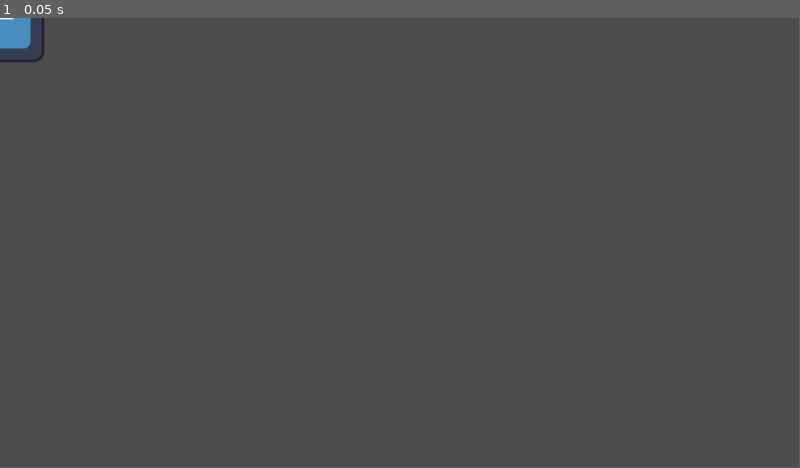
Above: before the commit, frame 1.
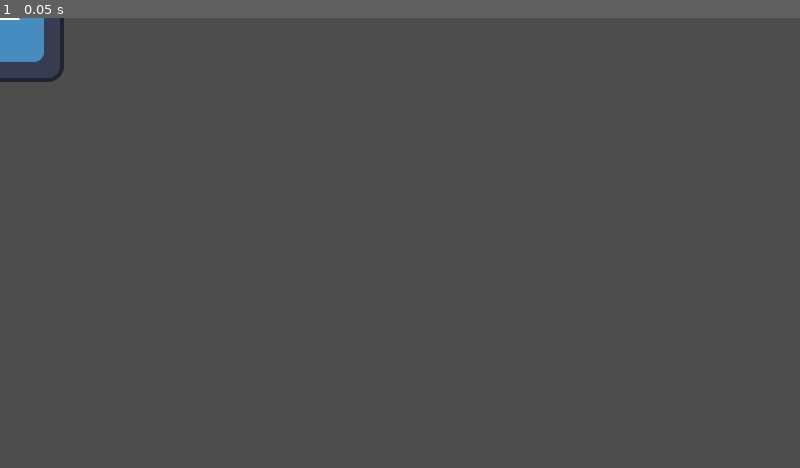
Above: after the commit, the same moment.

Repository: kadamczak/multiplayer-game
Game: Godot game, scene res://scenes/network_player.tscn
Two runs of this game, one before a commit and one after it. Both use one fixed random seed, a clock stepped at 60 frames per second and the inputs below. This scene is started directly instead of the project's main scene. The engine's default icon, where the game draws it, is replaced by a stand-in: a white triangle on a blue panel in a dark square.
Inputs:
- Up to frame 1 (0.05 s): no input
In our replay, the window is 799x449 before the commit and 800x450 after it. These sizes can differ from the game's own. Grey fills any space a smaller window leaves; there, only what the larger window draws over its background counts as a difference.

The runs differ from the first frame. In frame 1, 0.4% of the frame differs, in the area x 0-8%, y 0-15%.

Commit message:
Add camera

Diff:
--- a/project.godot
+++ b/project.godot
@@ -21,6 +21,12 @@
 ServerNetworkGlobals="*res://scripts/server_network_globals.gd"
 ClientNetworkGlobals="*res://scripts/client_network_globals.gd"
 
+[display]
+
+window/size/viewport_width=800
+window/size/viewport_height=450
+window/size/initial_position_type=3
+
 [dotnet]
 
 project/assembly_name="MultiplayerGame"
--- a/scripts/network_player.gd
+++ b/scripts/network_player.gd
@@ -8,6 +8,12 @@
 # the peer_id of some particular player
 # the client has 1 NetworkPlayer for each player
 var owner_id: int
+
+func _ready():
+	if is_authority:
+		var camera = Camera2D.new()
+		add_child(camera)
+		camera.enabled = true
 
 func _enter_tree() -> void:
 	ServerNetworkGlobals.handle_player_position.connect(server_handle_player_position)
--- a/scripts/packet_info/packet_info.gd
+++ b/scripts/packet_info/packet_info.gd
@@ -2,7 +2,7 @@
 
 enum PACKET_TYPE {
 	ID_ASSIGNMENT = 0,
-	PLAYER_POSITION = 10
+	PLAYER_POSITION = 1
 }
 
 var packet_type: PACKET_TYPE
